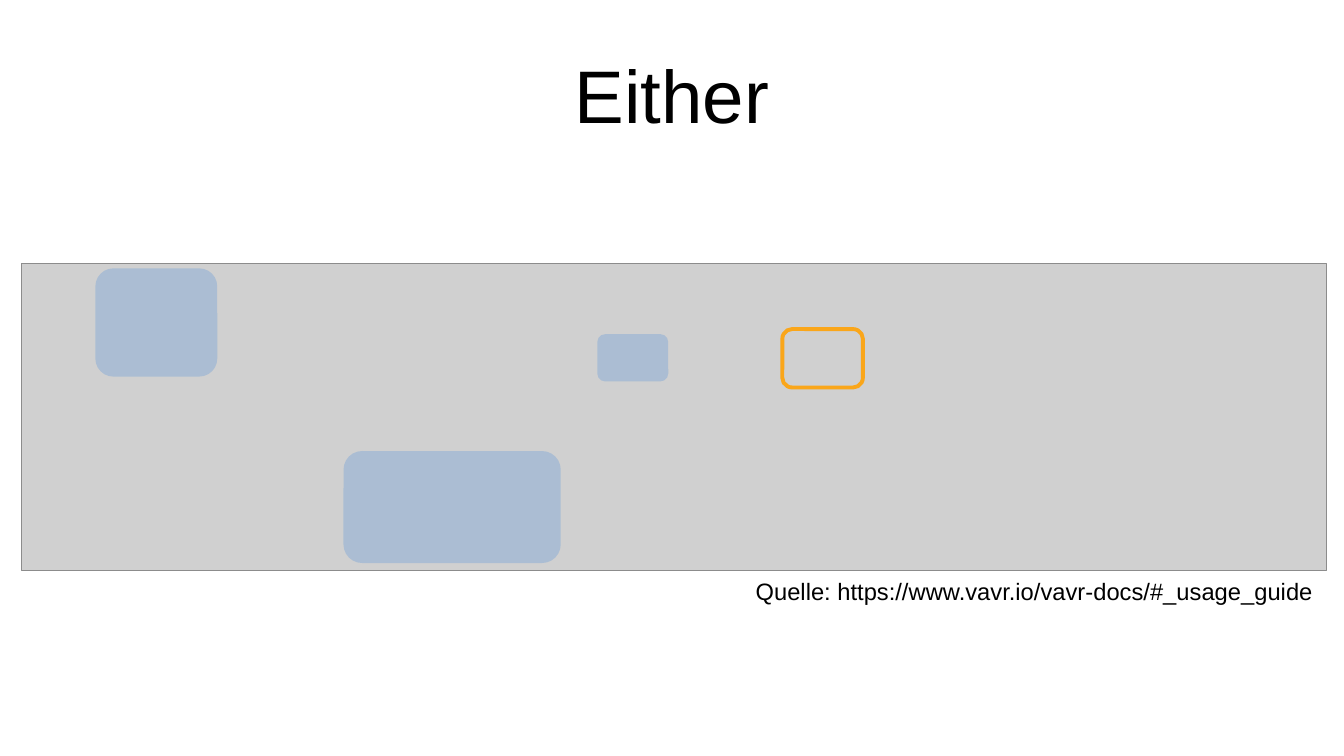
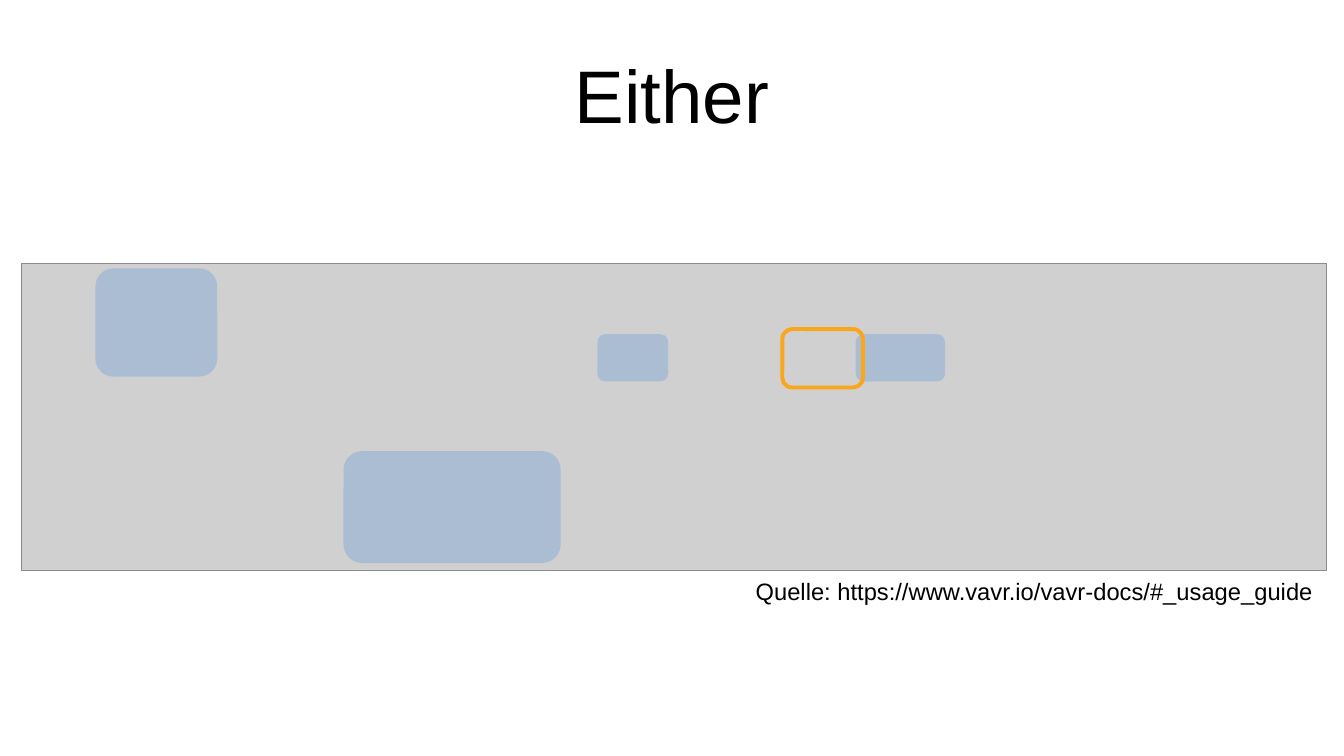
Before and after one commit to p3et/vavr-demo, a slide deck: slide 19 of coffee talk.odp. Drawn at 1344x756 pixels with LibreOffice and Linux fonts; fonts in the diff are those of the drawing; grey boxes stand for pictures. Boxes give left, top, right and bottom in pixels: in the first picture for what was removed or moved away, otherwise in the second. Text is boxed around its words. In the diff, an @@ line names an element or a change of style, - is before the commit and + after.

```diff
--- a/coffee talk.odp
+++ b/coffee talk.odp
@@ rounded rectangle added at [856,334,945,382], fill #7DA7D8 at 44% opacity @@
```
Also in this commit, not shown: 3 other slides changed, 3 slides added, 1 slide removed, 1 other file.
